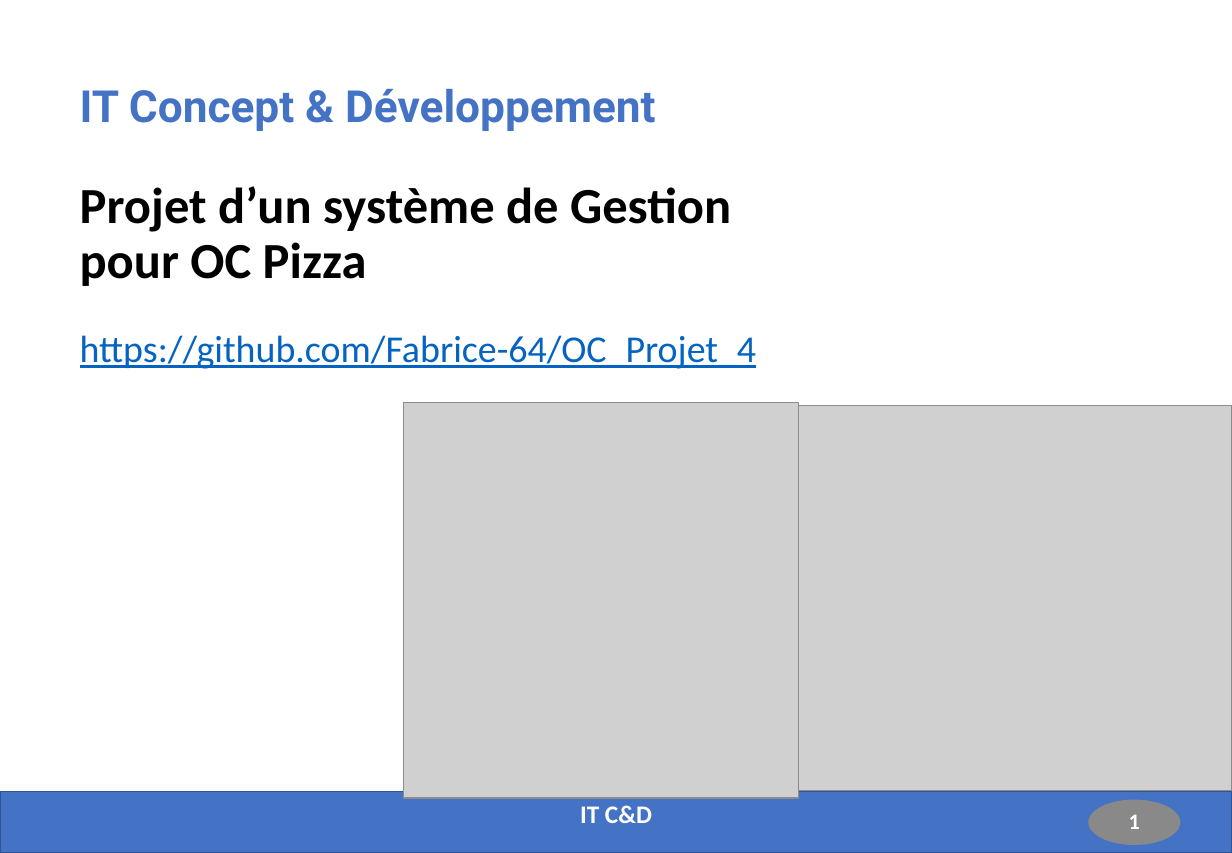
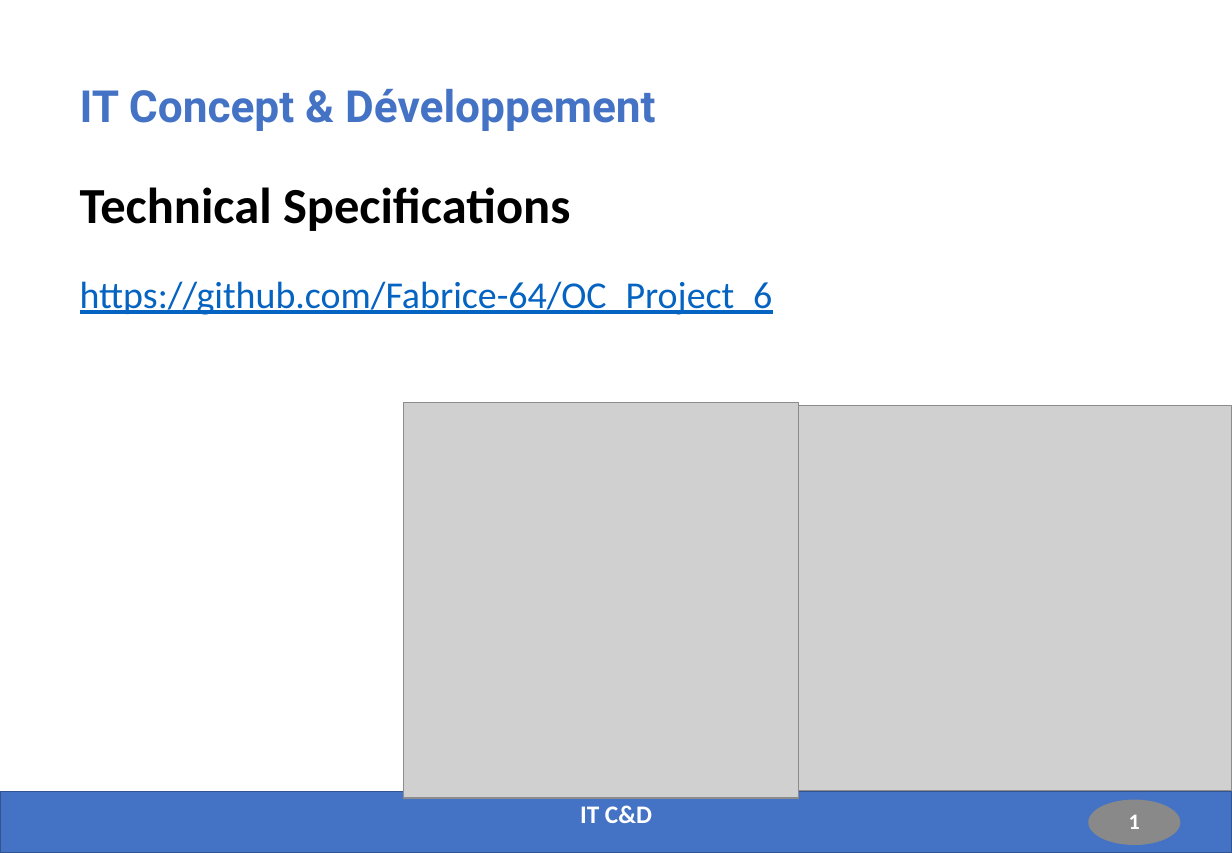
Before and after one commit to Fabrice-64/OC_Project_6, a slide deck: slide 1 of Presentation_Projet_6.pptx. Drawn at 1232x853 pixels with LibreOffice and Linux fonts; fonts in the diff are those of the drawing; grey boxes stand for pictures. Boxes give left, top, right and bottom in pixels: in the first picture for what was removed or moved away, otherwise in the second. Text is boxed around its words. In the diff, an @@ line names an element or a change of style, - is before the commit and + after.

```diff
--- a/Presentation_Projet_6.pptx
+++ b/Presentation_Projet_6.pptx
@@ title at (80, 89, 773, 315): text changed @@
-IT Concept & Développement
-Projet d’un système de Gestion
-pour OC Pizza
-https://github.com/Fabrice-64/OC_Projet_4
+IT Concept & Développement
+Technical Specifications
+https://github.com/Fabrice-64/OC_Project_6
```
Also in this commit, not shown: 1 other slide changed, 3 slides added, 2 slides removed, 2 other files.
